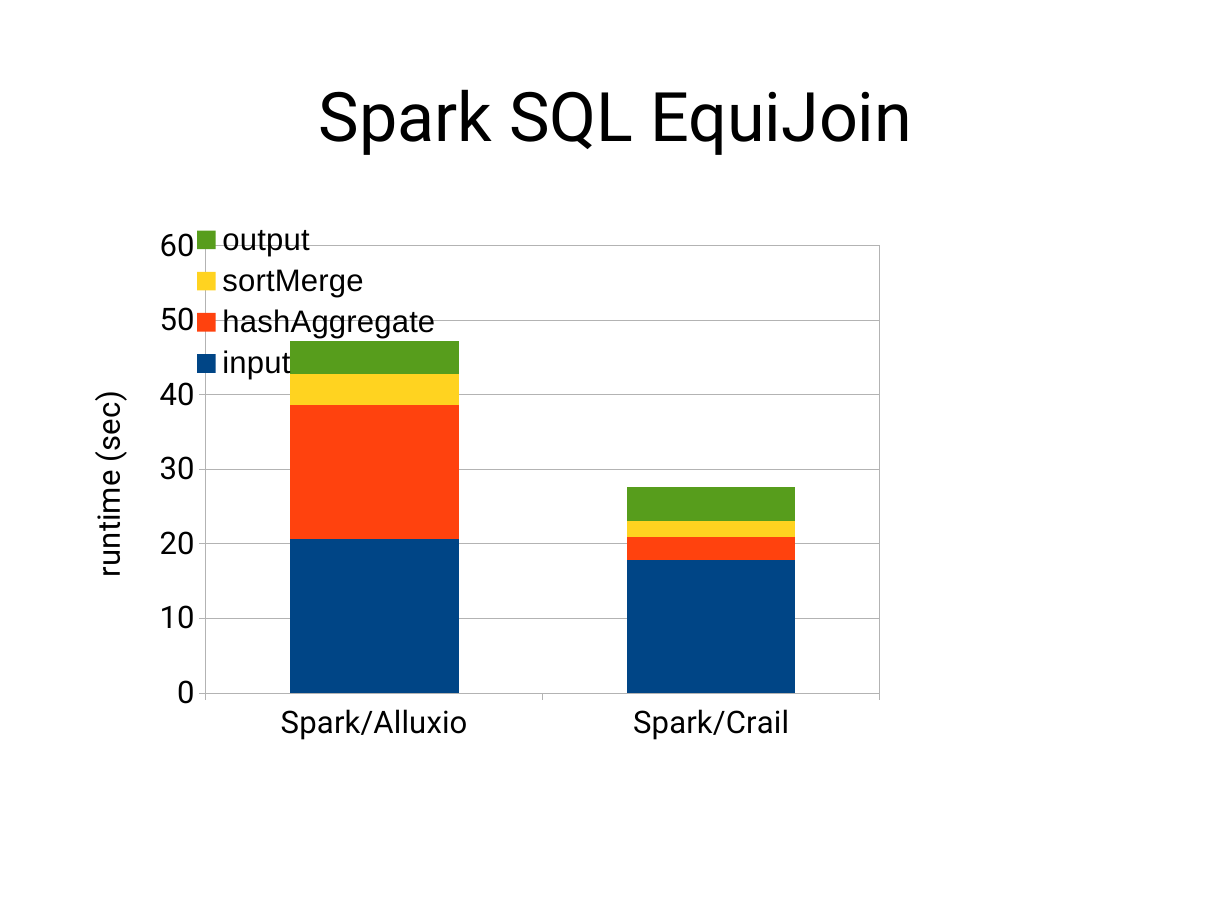
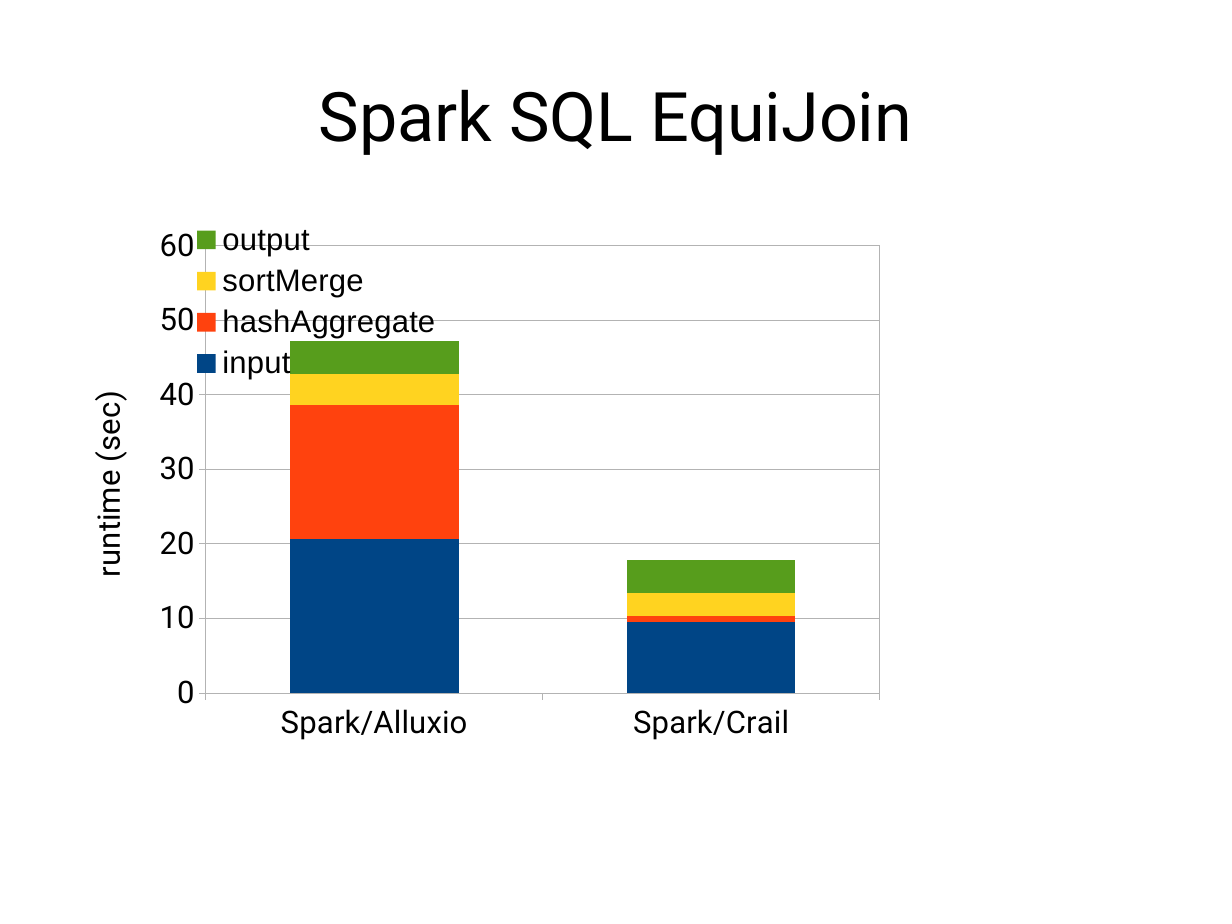
Before and after one commit to huangyibo/spark-summit-17, a slide deck: slide 10 of atr.odp. Drawn at 1232x924 pixels with LibreOffice and Linux fonts; fonts in the diff are those of the drawing. Boxes give left, top, right and bottom in pixels: in the first picture for what was removed or moved away, otherwise in the second. Text is boxed around its words. In the diff, an @@ line names an element or a change of style, - is before the commit and + after.

Commit message:
updated SQL numbers

```diff
--- a/atr.odp
+++ b/atr.odp
@@ column stacked chart at bbox=[61, 216, 1171, 751] @@
@@ input, Spark/Crail: 18 to 10 @@
@@ hashAggregate, Spark/Crail: 3 to 1 @@
@@ sortMerge, Spark/Crail: 2 to 3 @@
```
